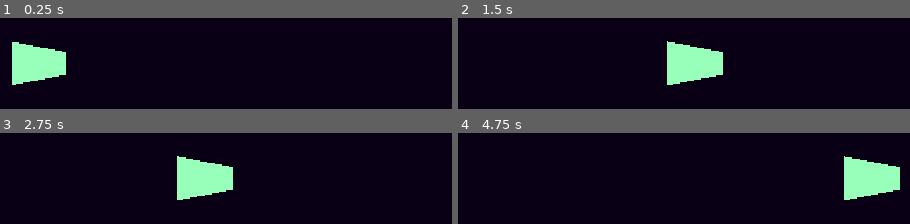
Above: before the commit, frames 1-4 (two rows, left to right).
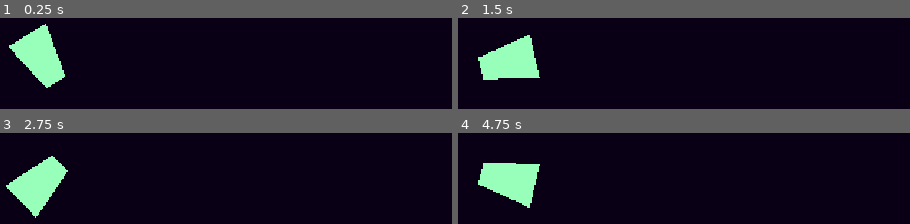
Above: after the commit, the same moments.

Repository: AkashR04/Polygon-shoot
Game: Godot game, scene res://scenes/game.tscn
The game is run twice, just before and just after one commit, with the same random seed, the same clock (stepped at 60 frames per second) and the same inputs.
Inputs (mouse positions are in pixels of both pictures, inside the frame that each line leads up to):
- Up to frame 1 (0.25 s): no input
- Up to frame 2 (1.5 s): tap Enter (ui_accept) at 0.5, 0.77 s; move the mouse to (684, 53) at 0.52 s; hold Right (ui_right) from 0.53 s (still down); move the mouse to (outside the picture) at 1.27 s
- Up to frame 3 (2.75 s): tap Enter (ui_accept) at 1.52 s; move the mouse to (outside the picture) at 2.02 s; release Right (ui_right) at 2.03 s; hold Left (ui_left) from 2.03 s (still down)
- Up to frame 4 (4.75 s): move the mouse to (outside the picture) at 2.77 s; release Left (ui_left) at 2.78 s; hold Right (ui_right) 2.78-4.28 s; tap Enter (ui_accept) at 3.02, 3.77, 4.52 s; move the mouse to (outside the picture) at 3.52 s; move the mouse to (outside the picture) at 4.27 s; hold Left (ui_left) from 4.28 s (still down)

The runs differ from the first frame. In frame 1, 3.1% of the frame differs, in the area x 1-15%, y 6-77%; in frame 2, 9.0%; in frame 3, 9.0%; in frame 4, 9.0%, in the area x 4-98%, y 25-83%.

Commit message:
Added player movement

Diff:
--- a/project.godot
+++ b/project.godot
@@ -19,6 +19,35 @@
 
 window/stretch/mode="canvas_items"
 
+[input]
+
+up={
+"deadzone": 0.2,
+"events": [Object(InputEventKey,"resource_local_to_scene":false,"resource_name":"","device":-1,"window_id":0,"alt_pressed":false,"shift_pressed":false,"ctrl_pressed":false,"meta_pressed":false,"pressed":false,"keycode":0,"physical_keycode":87,"key_label":0,"unicode":119,"location":0,"echo":false,"script":null)
+]
+}
+shoot={
+"deadzone": 0.2,
+"events": [Object(InputEventKey,"resource_local_to_scene":false,"resource_name":"","device":-1,"window_id":0,"alt_pressed":false,"shift_pressed":false,"ctrl_pressed":false,"meta_pressed":false,"pressed":false,"keycode":0,"physical_keycode":32,"key_label":0,"unicode":32,"location":0,"echo":false,"script":null)
+, Object(InputEventMouseButton,"resource_local_to_scene":false,"resource_name":"","device":-1,"window_id":0,"alt_pressed":false,"shift_pressed":false,"ctrl_pressed":false,"meta_pressed":false,"button_mask":1,"position":Vector2(288, 17),"global_position":Vector2(300, 77),"factor":1.0,"button_index":1,"canceled":false,"pressed":true,"double_click":false,"script":null)
+]
+}
+down={
+"deadzone": 0.2,
+"events": [Object(InputEventKey,"resource_local_to_scene":false,"resource_name":"","device":-1,"window_id":0,"alt_pressed":false,"shift_pressed":false,"ctrl_pressed":false,"meta_pressed":false,"pressed":false,"keycode":0,"physical_keycode":83,"key_label":0,"unicode":115,"location":0,"echo":false,"script":null)
+]
+}
+right={
+"deadzone": 0.2,
+"events": [Object(InputEventKey,"resource_local_to_scene":false,"resource_name":"","device":-1,"window_id":0,"alt_pressed":false,"shift_pressed":false,"ctrl_pressed":false,"meta_pressed":false,"pressed":false,"keycode":0,"physical_keycode":68,"key_label":0,"unicode":100,"location":0,"echo":false,"script":null)
+]
+}
+left={
+"deadzone": 0.2,
+"events": [Object(InputEventKey,"resource_local_to_scene":false,"resource_name":"","device":-1,"window_id":0,"alt_pressed":false,"shift_pressed":false,"ctrl_pressed":false,"meta_pressed":false,"pressed":false,"keycode":0,"physical_keycode":65,"key_label":0,"unicode":97,"location":0,"echo":false,"script":null)
+]
+}
+
 [physics]
 
 3d/physics_engine="Jolt Physics"
--- a/scripts/player.gd
+++ b/scripts/player.gd
@@ -3,7 +3,18 @@
 
 const SPEED = 300.0
 #const JUMP_VELOCITY = -400.0
-
+func get_input():
+	# This makes the characters right side keep facing the position the mouse is in.
+	look_at(get_global_mouse_position())
+	#Now lets define velocity to set CharacterBody2D's velocity
+	#Lets get Vector2D local nodes's x axis by using transform.x
+	#lets get -1 or 1 according to key binding which is passed on to input.getAxis([-1],[1])
+	#Multiply it by variable speed to define the speed at which it would be moving example -300 or 300
+	velocity.x = Input.get_axis("left","right") * SPEED
+	velocity.y = Input.get_axis("up","down") * SPEED
+	#Lets use lerp function to make the movement a little bit smoother
+	#This makes adding real velocity to current velocity bit smoother
+	velocity = lerp(get_real_velocity(), velocity, 0.1)
 
 func _physics_process(delta: float) -> void:
 	# To Add the gravity. but we don't need it so lets comment it
@@ -16,10 +27,12 @@
 
 	# Get the input direction and handle the movement/deceleration.
 	# As good practice, you should replace UI actions with custom gameplay actions.
-	var direction := Input.get_axis("ui_left", "ui_right")
-	if direction:
-		velocity.x = direction * SPEED
-	else:
-		velocity.x = move_toward(velocity.x, 0, SPEED)
-
+	#var direction := Input.get_axis("ui_left", "ui_right")
+	#if direction:
+		#velocity.x = direction * SPEED
+	#else:
+		#velocity.x = move_toward(velocity.x, 0, SPEED)
+#
+	# Calling function to move according to input, scratch that idea since everytime it calls the function it will just get the top input
+	get_input()
 	move_and_slide()
Not shown, changed: docs/Notes.txt
